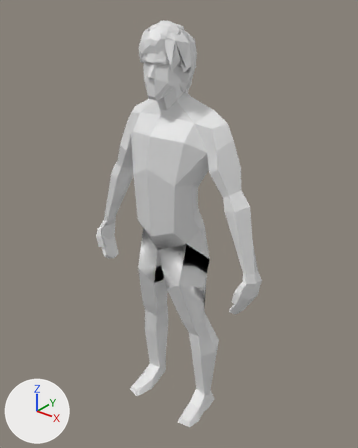
The FBX model Assets/Resources/Models/temporaryPlayerMesh.fbx as it was, and as the next commit left it.
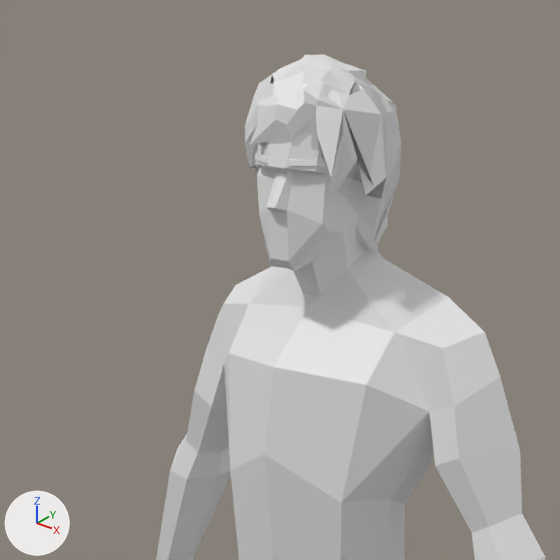
The first picture shows the older version from a 50 mm lens placed at (2.301, -2.829, 3.561), pointed at (0.01, 0.035, 1.785). The close-ups show both versions on the part from 13% to 71% of the width and 0% to 46% of the height of that picture; other places that the commit changed are outside them. Every picture has the same lights, and +X, +Y and +Z are marked at lower left. Where no turn or scale is listed for an object, it has been applied to the vertices. Vertices at the same position are counted once.

In view in the first close-up: 'Body', 'Eyebrows', 'Hair'.
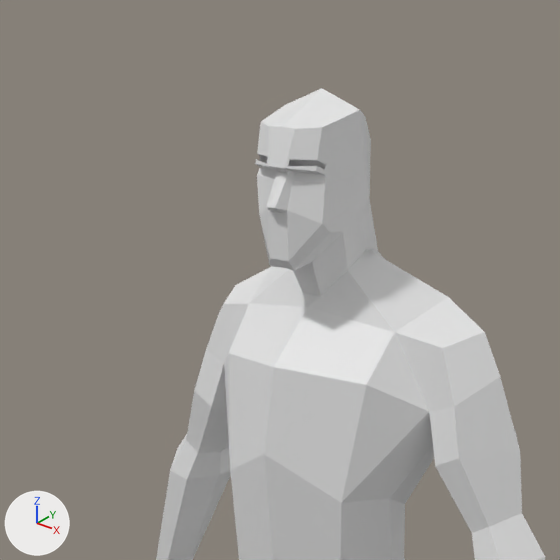
The newer file is also rescaled (x0.558), turned or shifted as a whole; pictures and numbers use the older file's frame.

Where the change shows, as pixel boxes (x1, y1, x2, y2) in the close-ups (560 x 560 px):
'Hair', deleted
    before: (245, 55, 401, 251)
'Eyebrows', deleted
    before: (255, 153, 326, 169)
part 1 of me_cube_001, built on
    before: (316, 151, 331, 183)
    after: (258, 88, 371, 195)

The edits, one by one:
me_cube_001 is used by ob_body; location (0.0, 0.0, 1.574).
me_cube_001 had 391 vertices, 339 faces and spanned x -0.8..0.8, y -0.33..0.23, z -1.59..1.63.
me_cube_001 now has 394 vertices, 352 faces and spans x -0.8..0.8, y -0.33..0.23, z -1.59..1.69.
Part 1, on me_cube_001:
2 vertices are removed from x -0.14..0.14, y -0.07, z 1.63.
2 faces are deleted.
9 vertices are added at x -0.12..0.12, y -0.08..0.09, z 1.43..1.69.
16 new faces join them.
Object 'Eyebrows' (ob_eyebrows) is deleted.
Object 'Hair' (ob_hair) is deleted.
